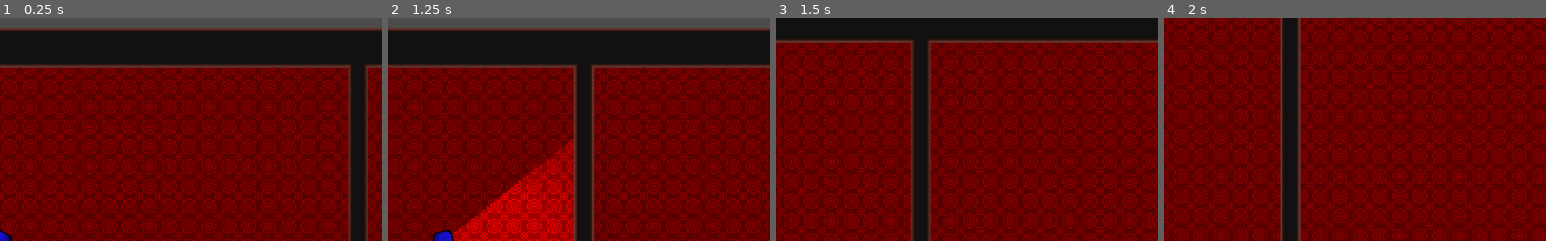
Above: before the commit, frames 1-4 (left to right).
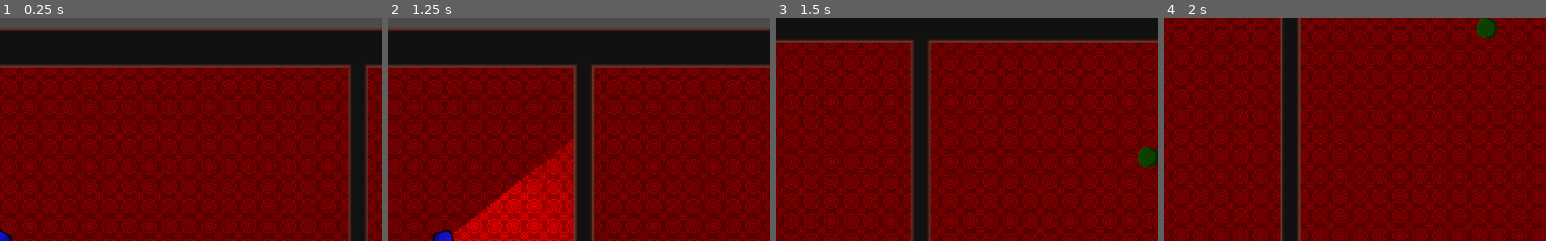
Above: after the commit, the same moments.

Repository: DrSpectre/experimento_juegos
Game: Godot game, scene res://Mundo.tscn
Same seed, same stepped clock (60 frames per second), same inputs: the game is played once before the commit and once after it.
Inputs (mouse positions are % of the whole screen's width and height, from its top left):
- Up to frame 1 (0.25 s): no input
- Up to frame 2 (1.25 s): tap Enter at 0.5 s; move the mouse to (72, 45) at 0.52 s; hold D (derecha) from 0.53 s (still down); click (72, 45) at 0.6 s
- Up to frame 3 (1.5 s): move the mouse to (30, 55) at 1.27 s; release D (derecha) at 1.28 s; hold S (abajo) from 1.28 s (still down); tap E (interaccion) at 1.35 s
- Up to frame 4 (2 s): keep holding S (abajo)
The pictures show only the part of the screen within x 50-100%, y 0-50%; the shares and areas given below are measured in that part.

Frames 1-2 are identical in both runs. In frame 3, 0.4% of the frame differs, in the area x 94-100%, y 57-68%; in frame 4, 0.4%, in the area x 81-88%, y 0-10%.
Error after the commit: Invalid get index 'objetivo' (on base: 'bool'). (res://Objetos/Personajes/Enemigo(MEF)

Commit message:
[ADD] Agrega controles de personalizacion a ir_a y quieto para controlar acciones mas complejas

Diff:
--- a/Objetos/Personajes/Enemigo(MEF)/enemigo(mef).gd
+++ b/Objetos/Personajes/Enemigo(MEF)/enemigo(mef).gd
@@ -47,6 +47,7 @@
 	return null
 
 func _actualizar_sensores(objeto):
+	print(objeto)
 	pass
 
 # Respuesta a señales exteriores o interiores
--- a/Objetos/Personajes/Enemigo(MEF)/ir_a.gd
+++ b/Objetos/Personajes/Enemigo(MEF)/ir_a.gd
@@ -15,39 +15,46 @@
 
 var data_salida = []
 
-var instrucciones = {
-	"sensor": {
-		"vision_corta": {"exito": ["jugador"], "fallo": ["puerta", "obstaculo"]},
-	}
-}
+var instrucciones = {}
 
 func _ready():
-	objetivo = obtener_nodo("jugador")
 	navegacion = obtener_nodo("atlas_navegacion")
 
 	marioneta = get_owner()
 	marioneta.connect("actualizar_camino", self, "actualizar_ruta")
 
 func entrar(parametros = false):
+	print(parametros)
+	instrucciones = parametros
+
+	objetivo = parametros["objetivo"]
+
 	actualizar_ruta()
 
 func actualizar(delta):
 	navegar()
 
-
 func salir():
 	return data_salida
 
 func manejar_sensores(data):
+	if not data:
+		return
+
+	print(data)
+	var etiquetas_sensado = data[1].get_groups()
+	print(instrucciones["sensor"])
 	if data[0] in instrucciones["sensor"]:
 		for etiqueta in instrucciones["sensor"][data[0]]["exito"]:
-			if etiqueta in data[1].get_groups():
+			if etiquetas_sensado and etiqueta in etiquetas_sensado:
 				data_salida = ["data", "exito", data[1]]
+				print("-*****-*->>>")
 				emit_signal("finalizado", "quieto")
 
 		for etiqueta in instrucciones["sensor"][data[0]]["fallo"]:
-			if etiqueta in data[1].get_groups():
+			if etiquetas_sensado and etiqueta in etiquetas_sensado:
 				data_salida = ["data", "fallo", data[1]]
+				print("---------->>>")
 				emit_signal("finalizado", "quieto")
 
 func almacenar(objeto):
--- a/Objetos/Personajes/Enemigo(MEF)/maquina_estados.gd
+++ b/Objetos/Personajes/Enemigo(MEF)/maquina_estados.gd
@@ -14,14 +14,14 @@
 	marioneta = get_owner()
 	marioneta.connect("sensor_activado", self, "_actualizar_sensores")
 
-	estado_inicio = ir_a
+	estado_inicio = quieto
 
 	mapa_estados = {
 		"quieto": quieto,
 		# "buscar": buscar,
 		"ir_a": ir_a,
 		# "interactuar": interactuar,
-		# "atacar": atacar,
+		"atacar": atacar,
 		"paralizado": paralizado,
 	}
 
--- a/Objetos/Personajes/Enemigo(MEF)/quieto.gd
+++ b/Objetos/Personajes/Enemigo(MEF)/quieto.gd
@@ -5,22 +5,66 @@
 
 var pila_planes = []
 
+var actualizacion_de_planes = false
+var evaluar_situacion = false
+
 var instrucciones = {
+	"nombre": "atacar",
+	"estado": "ir_a",
+	"condicion": "jugador",
+	"salidas": {
+		"sensor": {
+			"vision_corta": {"exito": ["jugador"], "fallo": ["obstaculo"]},
+			"vision": {"exito": [], "fallo": []},
+		},
+		"objetivo": null,
+		"tipo": "movil",
+	},
+	"exito": ["estado", "atacar"],
+}
+
+var plan_base = {
+	# Este se puede obviar para estabecer otro metodo de busqueda de este tipo de planes
 	"nombre": "atacar",
 	"condicion": "jugador",
 	"salidas": {
 		"sensor": {
-			"vision_corta": {"exito": ["jugador"], "fallo": ["puerta", "obstaculo"]},
-		}
+			"vision_corta": {"exito": ["jugador"], "fallo": ["obstaculo"]},
+			"vision": {"exito": ["jugador"], "fallo": ["obstaculo"]},
+		},
+		"objetivo": null,
+		"tipo": "estatico",
 	},
-	"fallo": ["plan", "buscar"],
 	"exito": ["estado", "atacar"],
 }
 
+func entrar(data = false):
+	if not data:
+		return
 
-func entrar(data = false):
 	if data[0] == "data":
 		objetos_perdidos = [data[1], data[2]]
 
 func actualizar(delta):
-	print(delta)
+	if not objetos_perdidos:
+		return
+
+	if actualizacion_de_planes:
+		actualizacion_de_planes = false
+		emit_signal("finalizado", instrucciones["estado"])
+		return
+
+	var resolucion = instrucciones[objetos_perdidos[0]]
+
+	if resolucion[0] == "estado":
+		emit_signal("finalizado", resolucion[1])
+
+func salir():
+	return instrucciones["salidas"]
+
+func manejar_sensores(data):
+	if "jugador" in data[1].get_groups():
+		objetos_perdidos = data
+		instrucciones["salidas"]["objetivo"] = data[1]
+
+		actualizacion_de_planes = true
